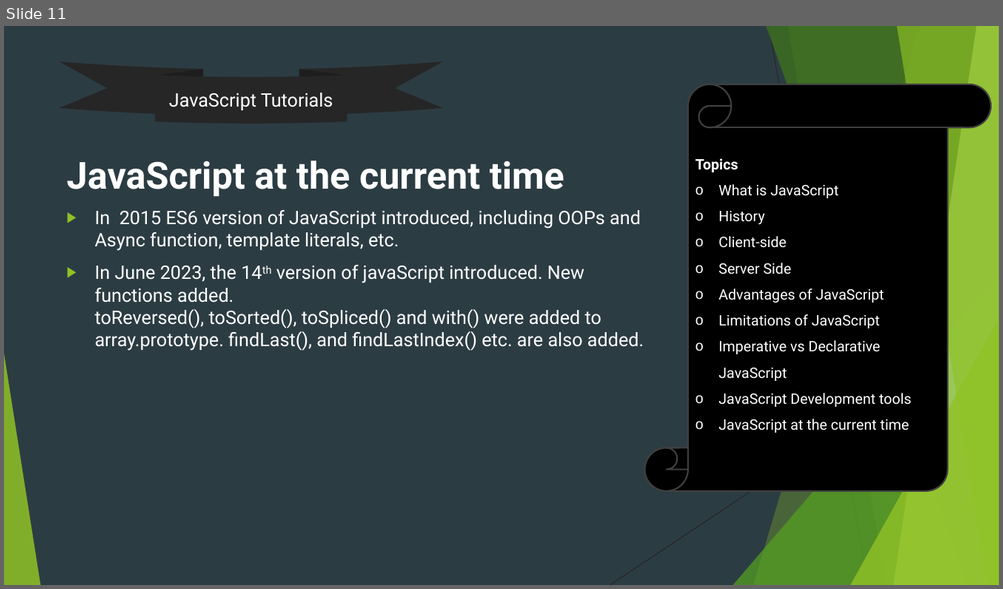
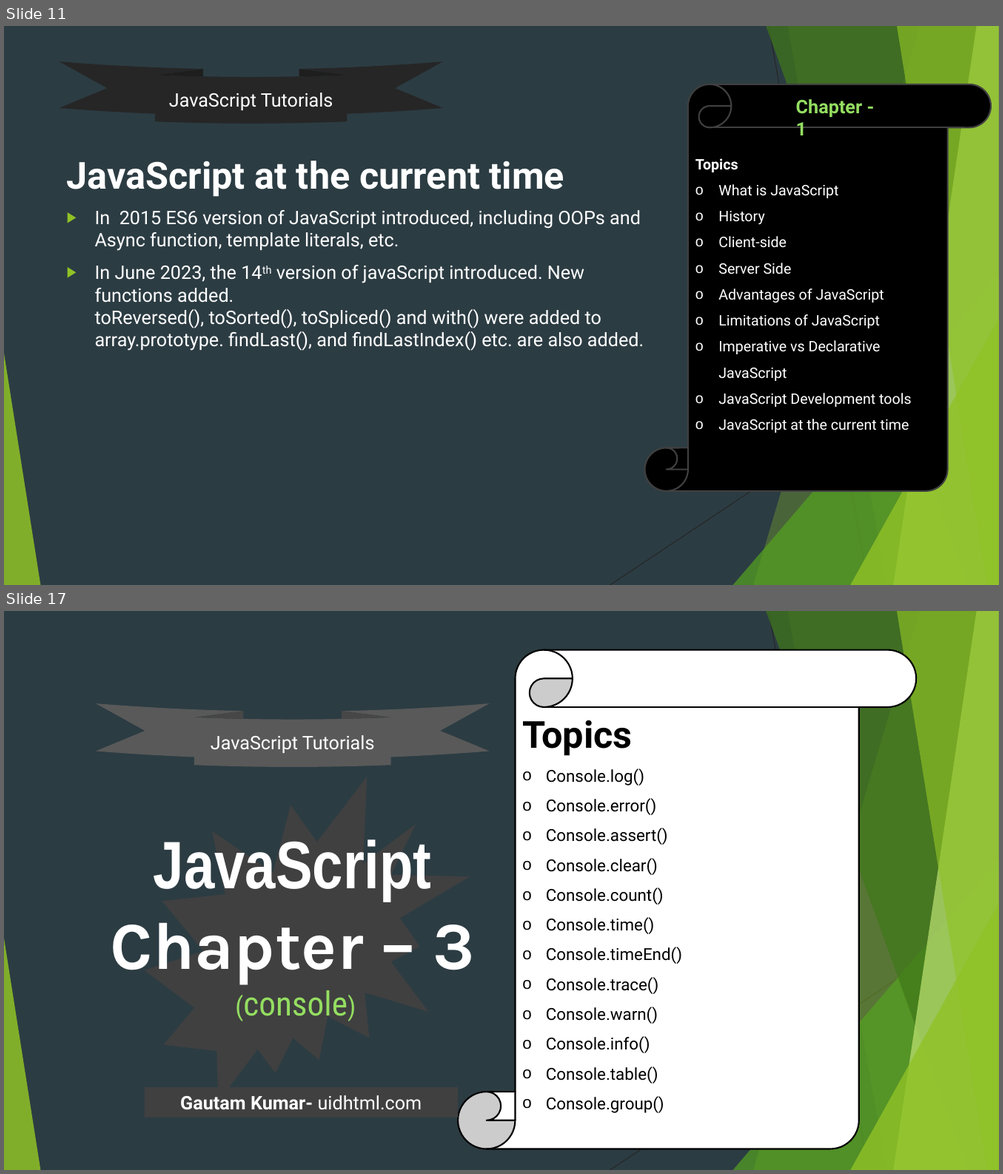
Before and after one commit to uidhtml/javascript-tutorials, a slide deck: Javascript Tutorials.pptx. Shown one above the other, each under a label of ours: slide 11 before the commit, slides 11 and 17 after it; the slides between them are not shown. The pictures are 1003x589 and 1003x1174 pixels, drawn with LibreOffice and Linux fonts; fonts in the diff are those of the drawing. Boxes give left, top, right and bottom in pixels: in the first picture for what was removed or moved away, otherwise in the second. Text is boxed around its words. In the diff, an @@ line names an element or a change of style, - is before the commit and + after.

Commit message:
Updated ppt file till chapter 4

```diff
--- a/Javascript Tutorials.pptx
+++ b/Javascript Tutorials.pptx
@@ slide 17 added at (4,611,999,1170), background #2C3C43; not listed: 10 template elements that a slide beside it also shows @@
@@ vertical scroll added at (458,649,916,1150), fill #FFFFFF, outline #000000 1.5 pt, 16 pt, text #000000 @@
+Topics
+o Console.log()
+o Console.error()
+o Console.assert()
+o Console.clear()
+o Console.count()
+o Console.time()
+o Console.timeEnd()
+o Console.trace()
+o Console.warn()
+o Console.info()
+o Console.table()
+o Console.group()
@@ ellipse ribbon added at (96,703,489,767), fill #595959, 18 pt, text #FFFFFF @@
+JavaScript Tutorials
@@ irregular seal added at (145,777,469,1102), fill #404040 @@
@@ title added at (111,840,474,1017), 64.8 pt, text #FFFFFF, bold @@
+JavaScript
+Chapter – 3
+(console)
@@ rectangle added at (145,1088,458,1118), fill #404040, 18 pt, text #FFFFFF, bold @@
+Gautam Kumar- uidhtml.com
@@ slide 11 changed as well @@
@@ text added at (796,99,862,136), 18 pt, text #94DE61, bold @@
+Chapter - 1
```
Also in this commit, not shown: 8 other slides changed, 8 other slides added.
